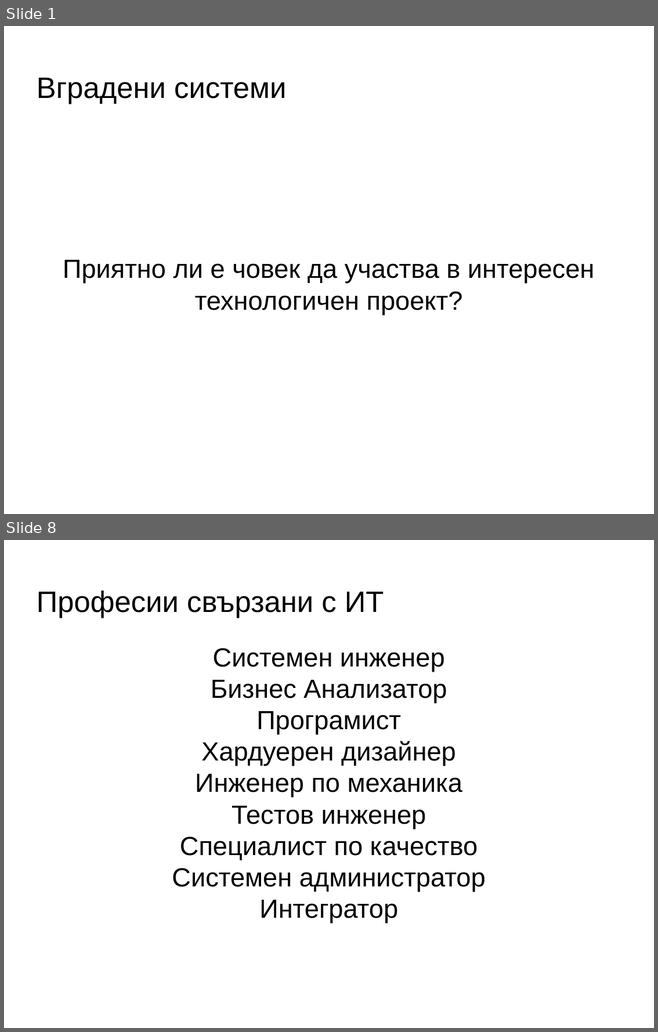
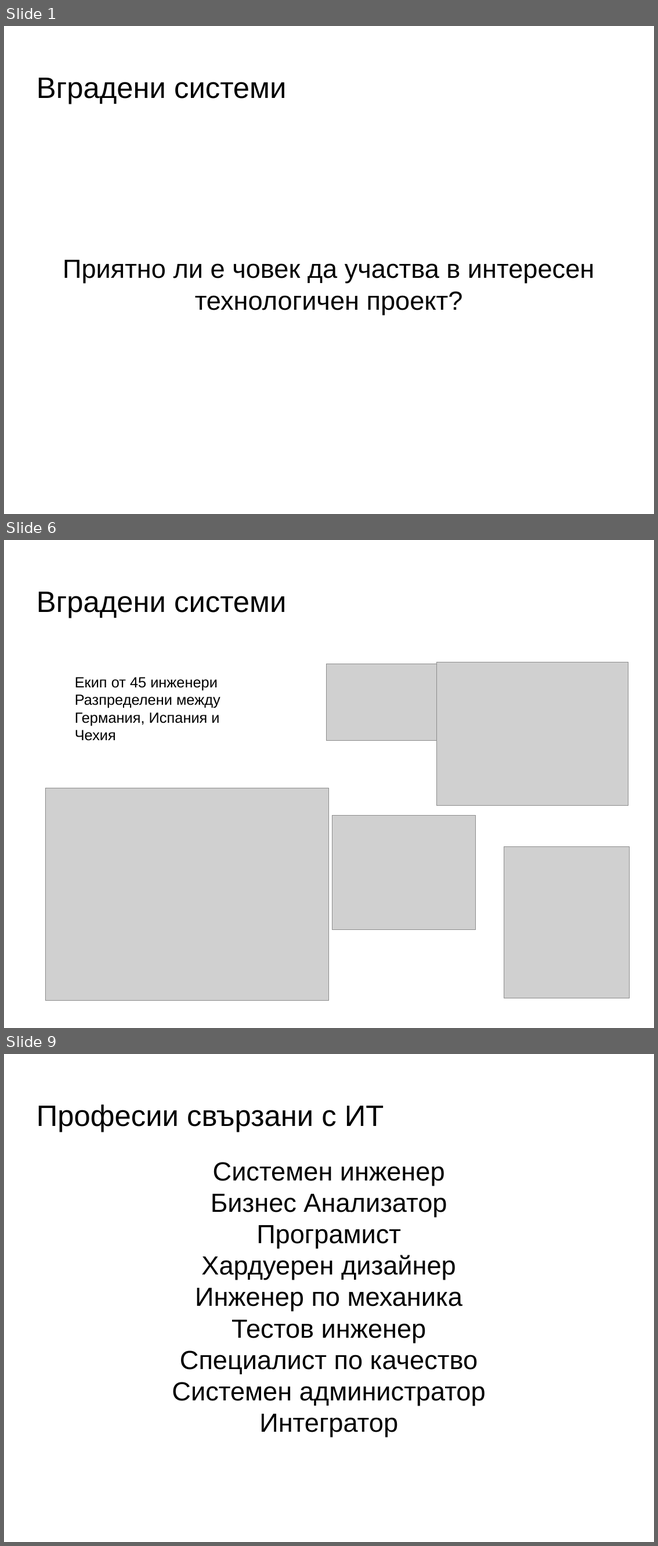
Before and after one commit to PavelKanazirev/RoleModelsInitiative, a slide deck: MentorSchoolEmbeddedSystems.odp. Shown one above the other, each under a label of ours: slides 1 and 8 before the commit, slides 1, 6 and 9 after it; the slides between them are not shown. The pictures are 658x1032 and 658x1546 pixels, drawn with LibreOffice and Linux fonts; fonts in the diff are those of the drawing; grey boxes stand for pictures; background and template pictures are left out. Boxes give left, top, right and bottom in pixels: in the first picture for what was removed or moved away, otherwise in the second. Text is boxed around its words. In the diff, an @@ line names an element or a change of style, - is before the commit and + after.

```diff
--- a/MentorSchoolEmbeddedSystems.odp
+++ b/MentorSchoolEmbeddedSystems.odp
@@ slide 6 added at [4,540,654,1028], background picture (left out) @@
@@ title added at [36,592,286,618], 36 pt, text #000000 @@
+Вградени системи
@@ text added at [75,677,220,741], 18 pt, text #000000 @@
+Екип от 45 инженери
+Разпределени между
+Германия, Испания и
+Чехия
@@ picture added at [326,664,448,741] @@
@@ picture added at [436,662,628,805] @@
@@ picture added at [45,788,328,1000] @@
@@ picture added at [332,815,476,929] @@
@@ picture added at [504,846,629,998] @@
@@ what was slide 8 is now slide 9 @@
```
Also in this commit, not shown: 3 slides changed, 5 other slides added, 5 slides removed, 1 other file.
